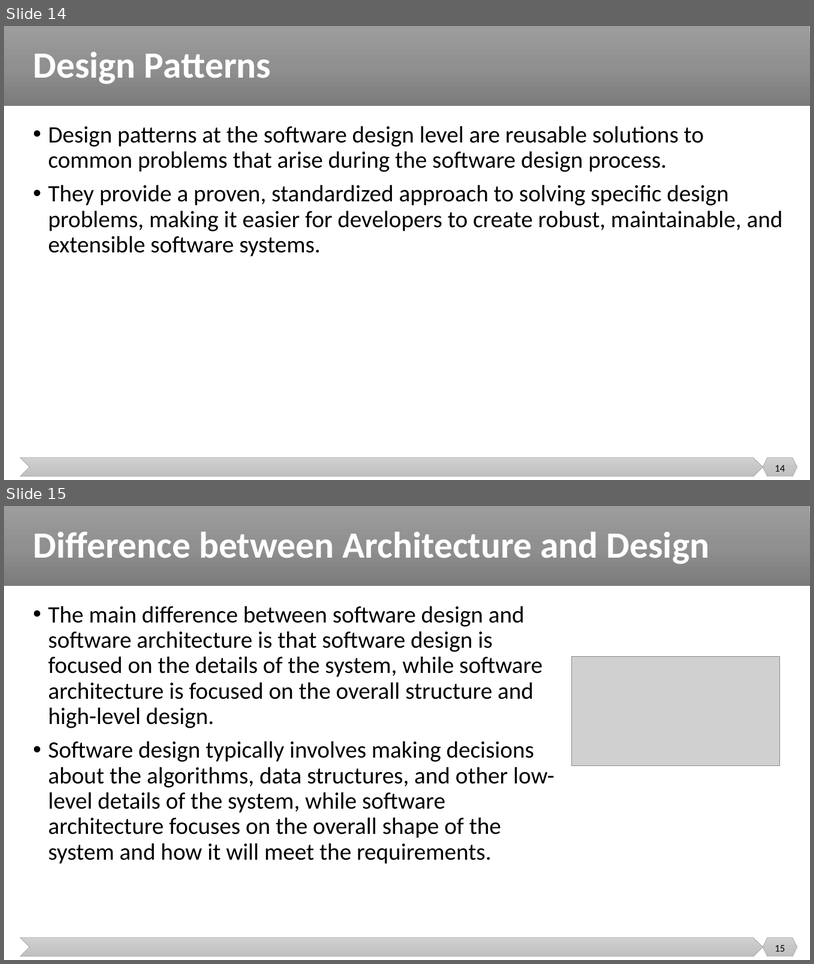
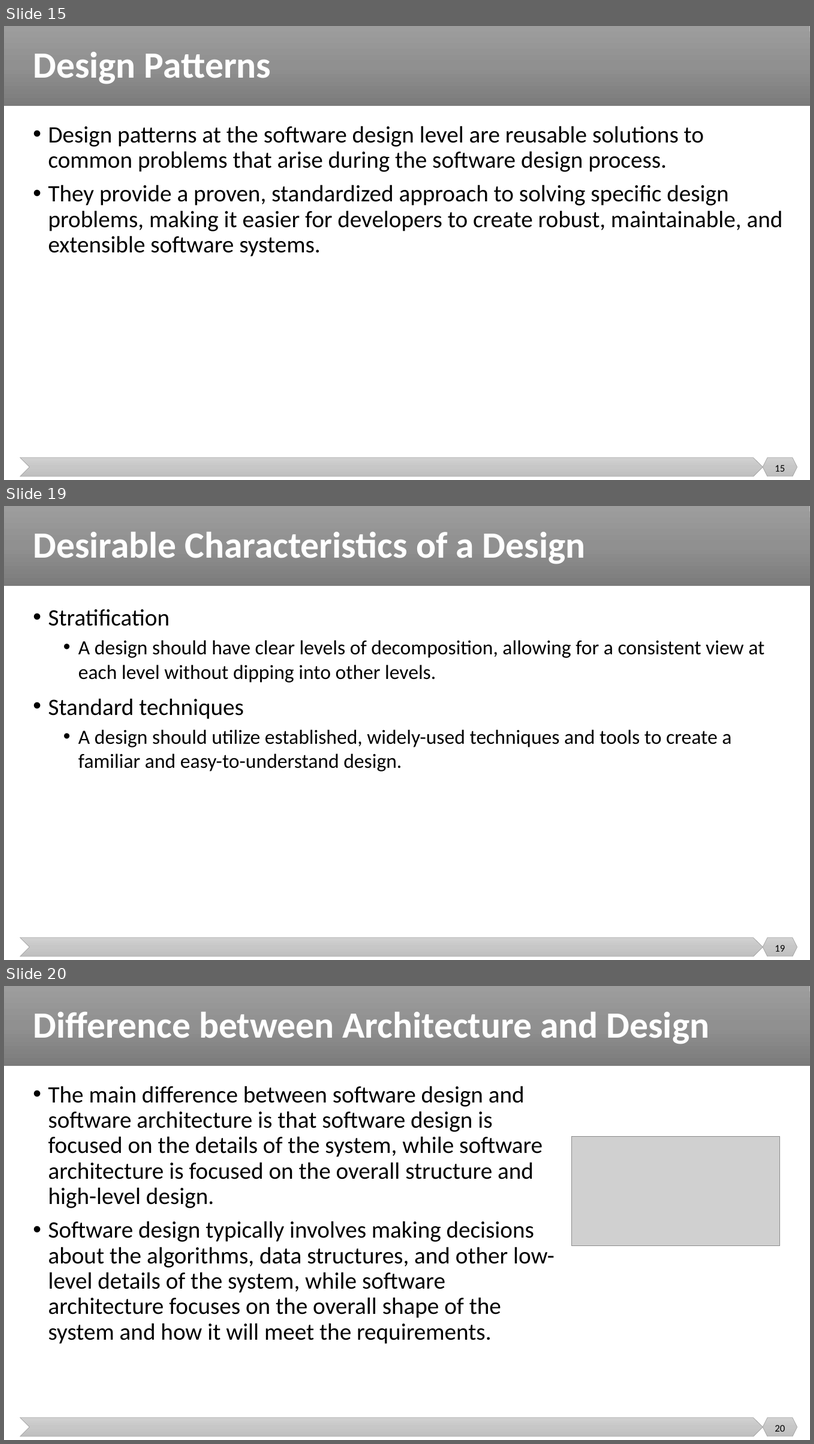
Before and after one commit to malenezi/malenezi, a slide deck: SE499/Lectures/4/Architecture and Design.pptx. Shown one above the other, each under a label of ours: slides 14 and 15 before the commit, slides 15, 19 and 20 after it; the slides between them are not shown. The pictures are 814x964 and 814x1444 pixels, drawn with LibreOffice and Linux fonts; fonts in the diff are those of the drawing; grey boxes stand for pictures. Boxes give left, top, right and bottom in pixels: in the first picture for what was removed or moved away, otherwise in the second. Text is boxed around its words. In the diff, an @@ line names an element or a change of style, - is before the commit and + after.

```diff
--- a/SE499/Lectures/4/Architecture and Design.pptx
+++ b/SE499/Lectures/4/Architecture and Design.pptx
@@ slide 19 added at bbox=[4, 506, 810, 960], background #FFFFFF; not listed: 3 template elements that a slide beside it also shows @@
@@ title added at bbox=[33, 532, 586, 564], 44 pt, text #FFFFFF, bold @@
+Desirable Characteristics of a Design
@@ text added at bbox=[48, 609, 765, 771], 24 pt, text #000000 @@
+• Stratification
+  • A design should have clear levels of decomposition, allowing for a consistent view at each level without dipping into other levels.
+• Standard techniques
+  • A design should utilize established, widely-used techniques and tools to create a familiar and easy-to-understand design.
@@ page number added at bbox=[775, 945, 785, 951], 12 pt, text #000000 @@
+19
@@ what was slide 14 is now slide 15 @@
@@ page number at bbox=[775, 465, 785, 471]: text changed @@
-14
+15
@@ what was slide 15 is now slide 20 @@
@@ page number at bbox=[775, 1425, 785, 1431]: text changed @@
-15
+20
```
Also in this commit, not shown: 4 other slides added, 1 other file.
